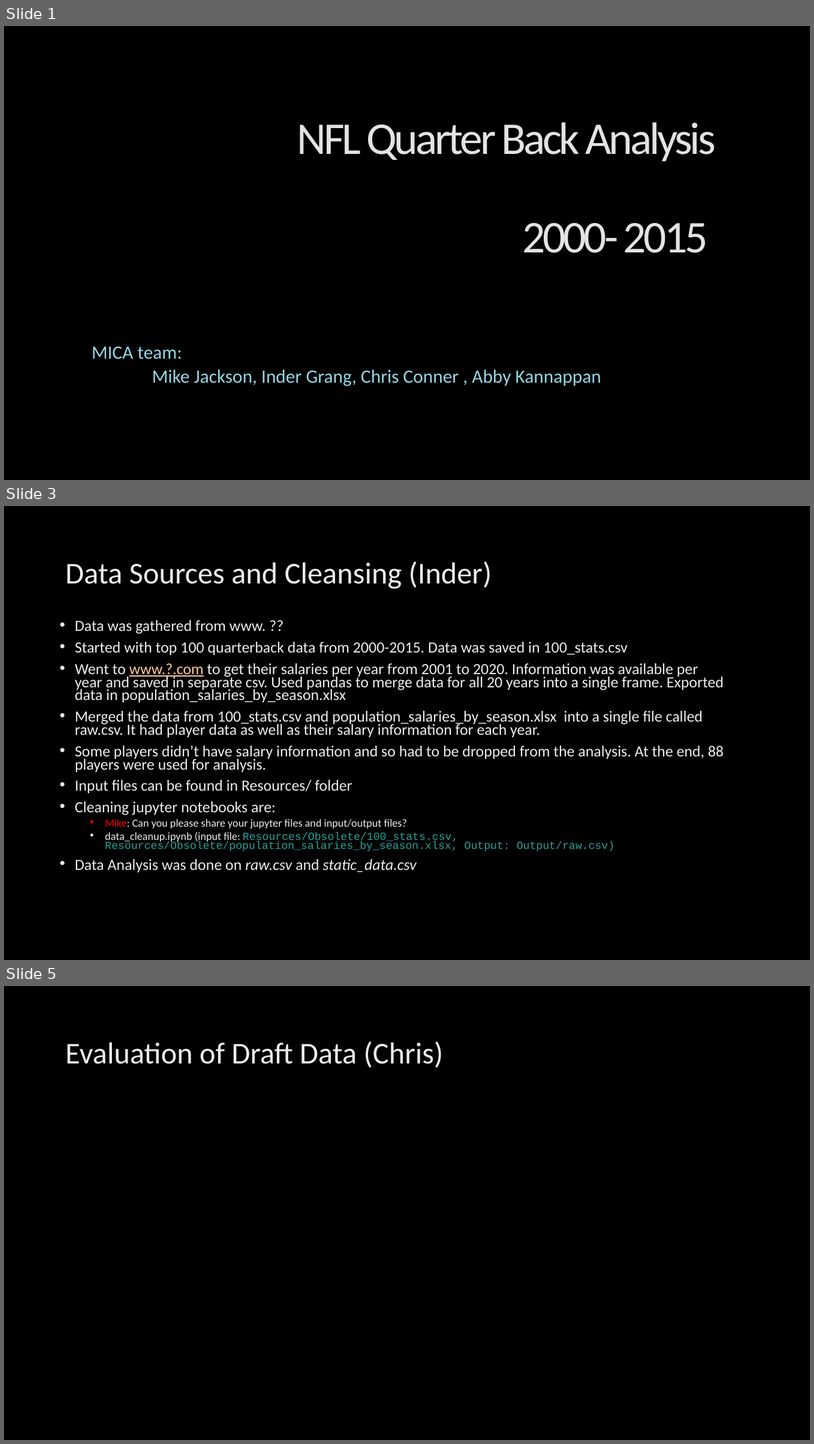
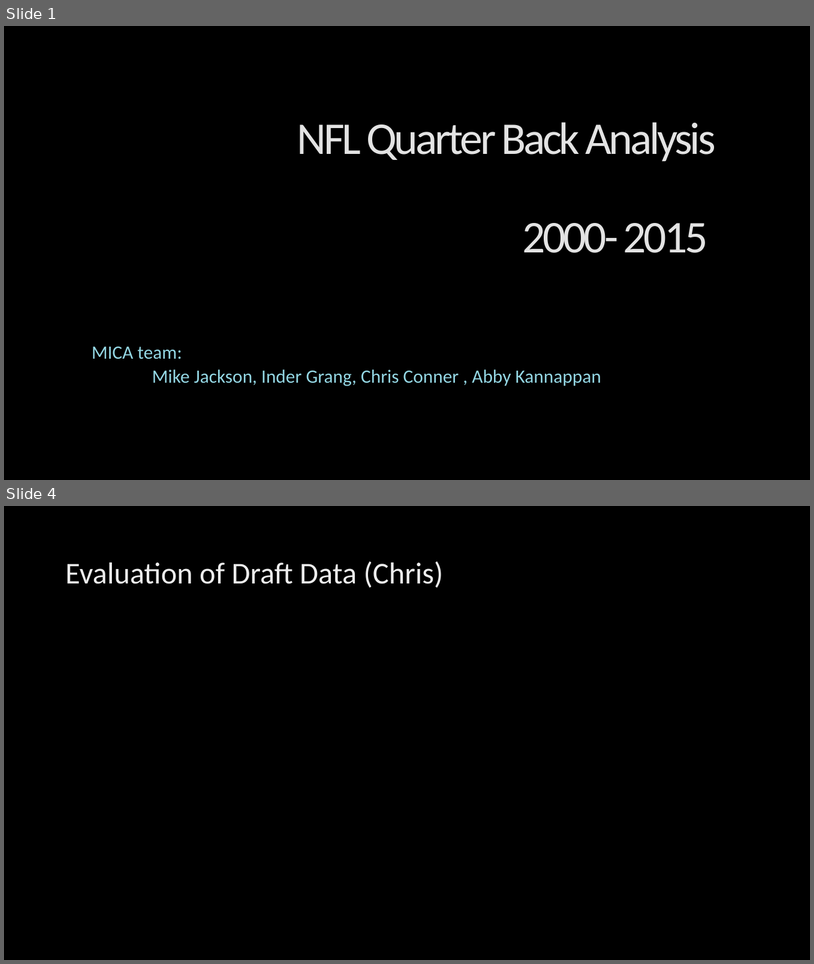
Before and after one commit to mikejackson35/mica_team, a slide deck: NFL QB Draft Statistics.pptx. Shown one above the other, each under a label of ours: slides 1, 3 and 5 before the commit, slides 1 and 4 after it; the slides between them are not shown. The pictures are 814x1444 and 814x964 pixels, drawn with LibreOffice and Linux fonts; fonts in the diff are those of the drawing; background and template pictures are left out. Boxes give left, top, right and bottom in pixels: in the first picture for what was removed or moved away, otherwise in the second. Text is boxed around its words. In the diff, an @@ line names an element or a change of style, - is before the commit and + after.

```diff
--- a/NFL QB Draft Statistics.pptx
+++ b/NFL QB Draft Statistics.pptx
@@ slide 3 removed at <box>4,506,810,960</box>, background picture (left out) @@
@@ title removed at <box>65,561,492,589</box> @@
-Data Sources and Cleansing (Inder)
@@ text removed at <box>75,620,724,872</box> @@
-• Data was gathered from www. ??
-• Started with top 100 quarterback data from 2000-2015. Data was saved in 100_stats.csv
-• Went to www.?.com to get their salaries per year from 2001 to 2020. Information was available per year and saved in separate csv. Used pandas to merge data for all 20 years into a single frame. Exported data in population_salaries_by_season.xlsx
-• Merged the data from 100_stats.csv and population_salaries_by_season.xlsx into a single file called raw.csv. It had player data as well as their salary information for each year.
-• Some players didn’t have salary information and so had to be dropped from the analysis. At the end, 88 players were used for analysis.
-• Input files can be found in Resources/ folder
-• Cleaning jupyter notebooks are:
-  • Mike: Can you please share your jupyter files and input/output files?
-  • data_cleanup.ipynb (input file: Resources/Obsolete/100_stats.csv, Resources/Obsolete/population_salaries_by_season.xlsx, Output: Output/raw.csv)
-• Data Analysis was done on raw.csv and static_data.csv
@@ what was slide 5 is now slide 4 @@
```
Also in this commit, not shown: 1 slide changed, 1 slide added, 1 other slide removed, 2 other files.
